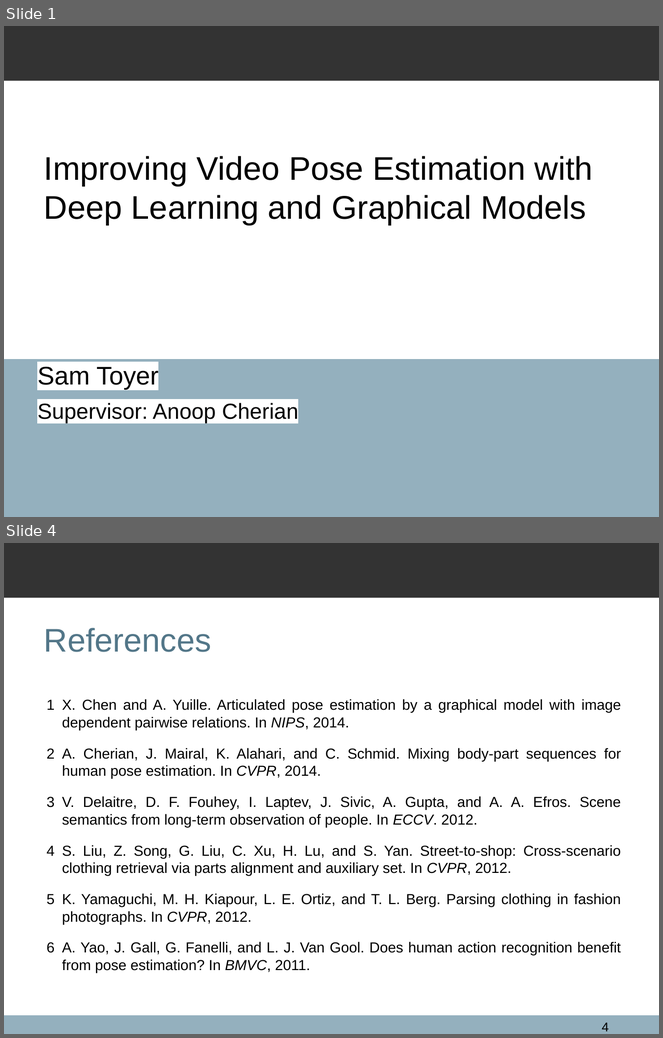
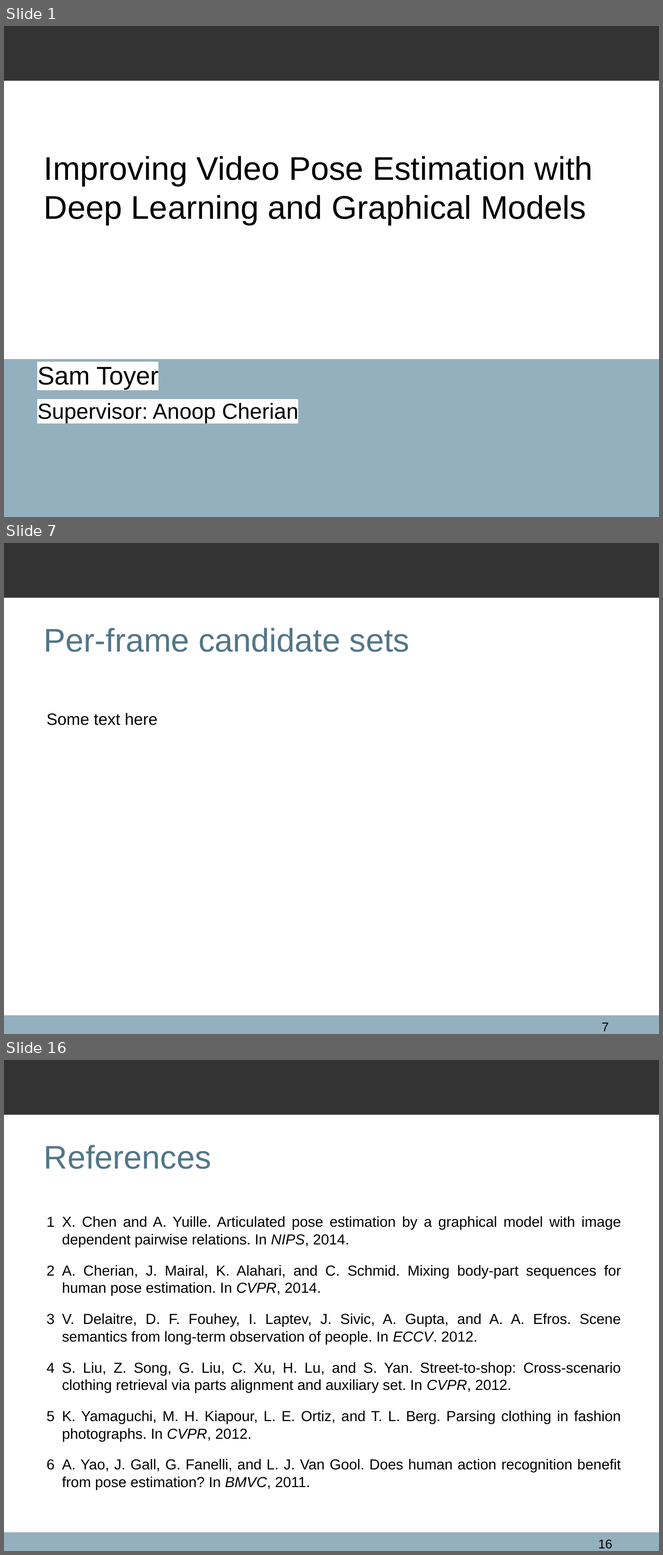
Before and after one commit to qxcv/comp2560, a slide deck: presentation/presentation.odp. Shown one above the other, each under a label of ours: slides 1 and 4 before the commit, slides 1, 7 and 16 after it; the slides between them are not shown. The pictures are 663x1038 and 663x1555 pixels, drawn with LibreOffice and Linux fonts; fonts in the diff are those of the drawing; background and template pictures are left out. Boxes give left, top, right and bottom in pixels: in the first picture for what was removed or moved away, otherwise in the second. Text is boxed around its words. In the diff, an @@ line names an element or a change of style, - is before the commit and + after.

```diff
--- a/presentation/presentation.odp
+++ b/presentation/presentation.odp
@@ slide 7 added at (4, 543, 659, 1034), background #FFFFFF; not listed: 2 template elements that a slide beside it also shows @@
@@ title added at (44, 628, 410, 652), 36 pt, text #527688 @@
+Per-frame candidate sets
@@ text added at (47, 713, 157, 726), 18 pt, text #000000 @@
+Some text here
@@ page number added at (602, 1023, 609, 1032), 14 pt, text #000000 @@
+7
@@ what was slide 4 is now slide 16 @@
@@ page number at (598, 1540, 612, 1549): text changed @@
-4
+16
```
Also in this commit, not shown: 2 slides changed, 11 other slides added.
